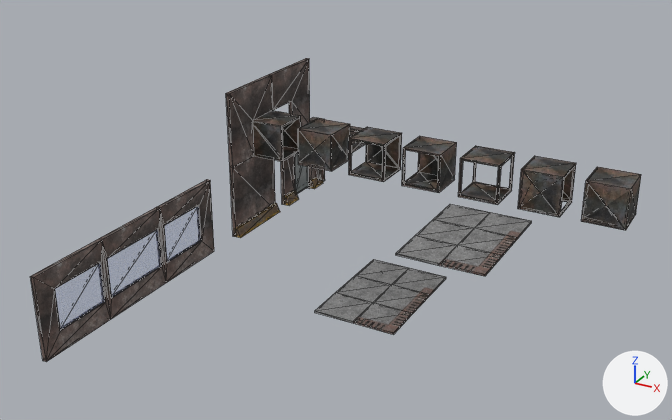
The glTF model assets/environment/wall_vents_v2.glb, before and after one commit.
The view is the same before and after, from a camera (50 mm lens) standing at (26.87, -40.31, 21.53) and looking at (7.99, -5.96, 4.36). The axes (+X, +Y, +Z) are drawn at lower right. The lights are the same throughout. Mesh edges are drawn as thin lines. Where no turn or scale is listed for an object, it has been applied to the vertices.

Names of what the first picture shows: 'Vent_Corner', 'Vent_DeadEnd', 'Vent_Down_001', 'Vent_Down_002', 'Vent_Tri', 'Vent_Tunnel', 'Wall_001', 'Wall_Vent_001', 'Wall_Vent_002', 'Wall_Window_001', 'Wall_Window_002', 'Wall_Window_003'.
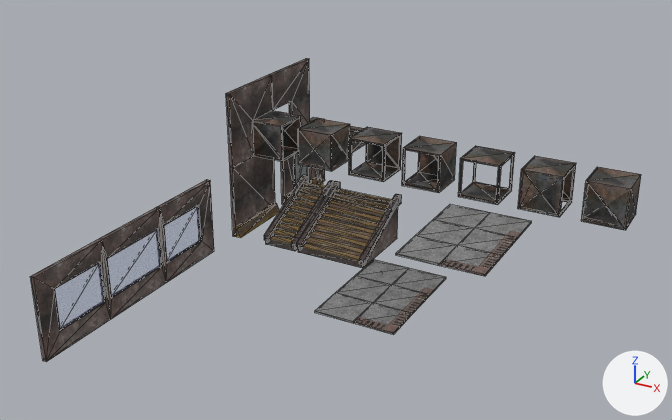
Pixel boxes (x1, y1, x2, y2) of what changed, in the pictures (672 x 420 px):
'Stairs_Wide_Long_001', added
    after: (296, 181, 402, 268)
'Stairs_Skinny_Long_001', added
    after: (264, 175, 335, 251)

The edits, one by one:
Mesh me_cube_042 is new.
It has 76 vertices, 140 faces and spans x -1.0..3.0, y -3.0..1.2, z 0.0..2.5.
It uses material mat_texture_atlas (picture img_texture_atlas_001).
Mesh me_cube_031 is new.
It has 76 vertices, 140 faces and spans x -1.0..1.0, y -3.0..1.2, z 0.0..2.5.
It uses material mat_texture_atlas (picture img_texture_atlas_001).
Object 'Stairs_Wide_Long_001' (ob_stairs_wide_long_001) is new; it shows me_cube_042.
Its location is (5.0, 0.0, 0.0).
Object 'Stairs_Skinny_Long_001' (ob_stairs_skinny_long_001) is new; it shows me_cube_031.
Its location is (3.0, 0.0, 0.0).
